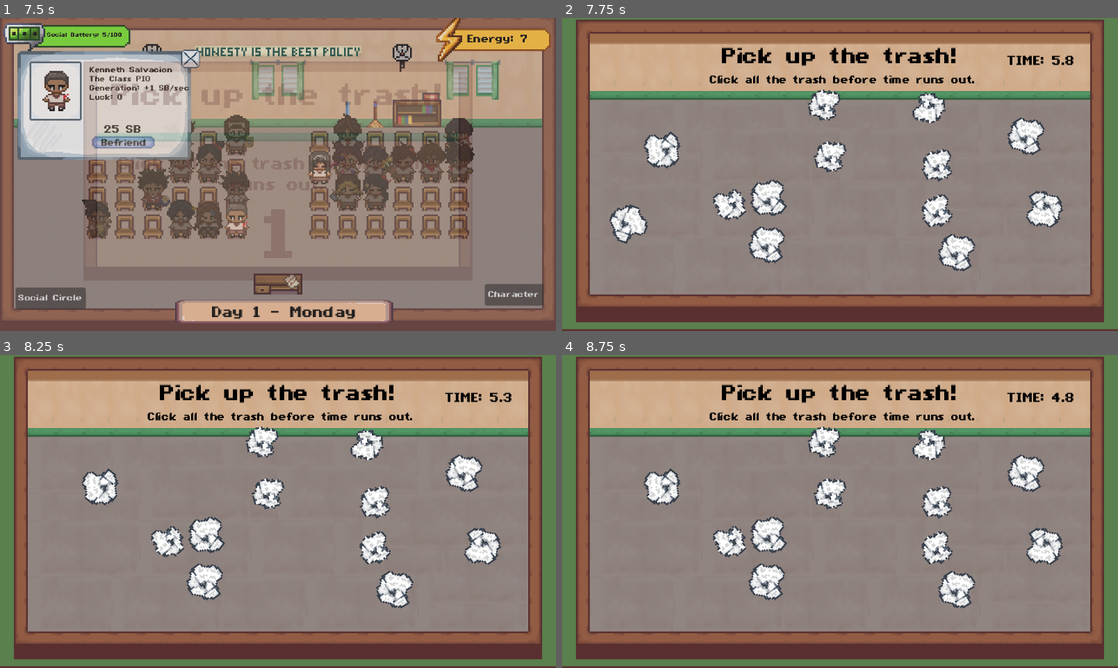
Above: before the commit, frames 1-4 (two rows, left to right).
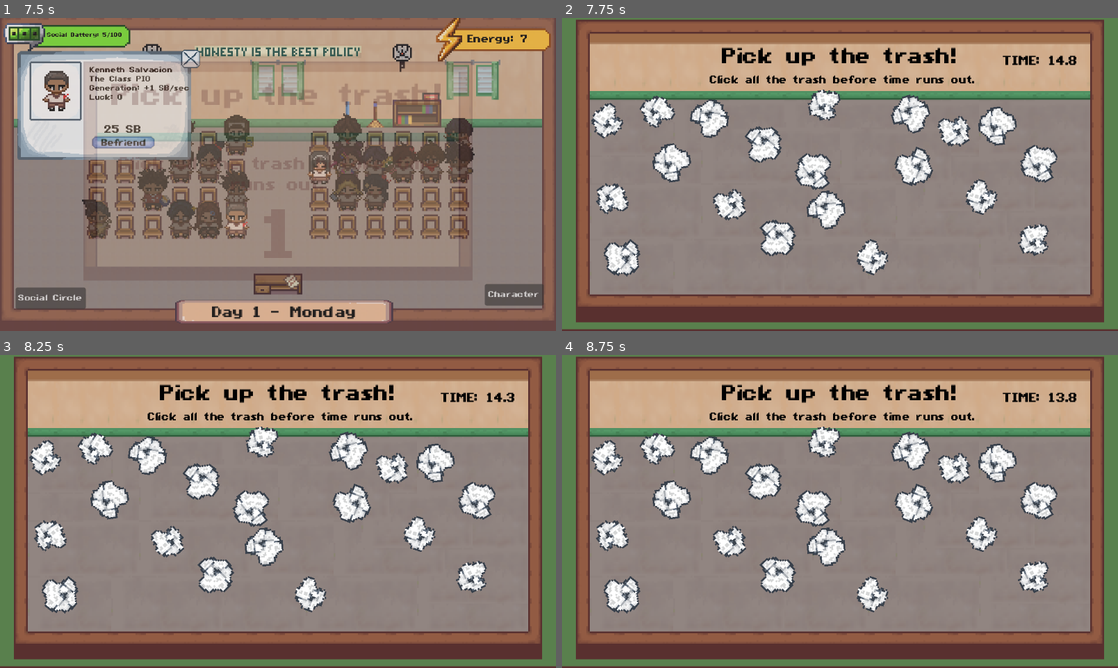
Above: after the commit, the same moments.

Repository: AzeOcram/checkpoint-gamejam
Game: Godot game, scene res://scenes/main/main.tscn
Two runs of this game, one before a commit and one after it. Both use one fixed random seed, a clock stepped at 60 frames per second and the inputs below.
Inputs (mouse positions are in pixels of both pictures, inside the frame that each line leads up to):
- Up to frame 1 (7.5 s): click (5, 74) at 0.52 s; tap Enter at 1.25, 7.25 s; move the mouse to (400, 158) at 1.27 s; press the mouse at (400, 158) at 1.28 s; tap Space at 2 s; move the mouse to (166, 190) at 2.02 s; release the mouse at (166, 190) at 2.03 s; hold S 2.03-2.78 s; click (166, 190) at 2.1 s; move the mouse to (333, 105) at 2.77 s; press the mouse at (333, 105) at 2.78 s; move the mouse to (250, 237) at 3.52 s; release the mouse at (250, 237) at 3.53 s; click (250, 237) at 3.6 s; click (122, 143) at 4.25 s; click "Social Circle" at 5 s; move the mouse to (444, 221) at 5.77 s; press the mouse at (444, 221) at 5.78 s; hold S from 5.78 s (still down); move the mouse to (111, 127) at 6.52 s; release the mouse at (111, 127) at 6.53 s; click (111, 127) at 6.6 s; move the mouse to (305, 174) at 7.27 s; press the mouse at (305, 174) at 7.28 s
- Up to frame 2 (7.75 s): keep holding S
- Up to frame 3 (8.25 s): release S at 8 s; release the mouse at (305, 511) at 8 s; click (66, 561) at 8.02 s
- Up to frame 4 (8.75 s): no input

Frame 1 is identical in both runs. In frame 2, 14% of the frame differs, in the area x 5-93%, y 12-83%; in frame 3, 13%; in frame 4, 13%.
Error after the commit: Invalid call. Nonexistent function 'get_friends_amount' in base 'Nil'. (res://scripts/qte/event_qte_system.gd:19)

Commit message:
feat(difficulty-progression): easy/moderate/hard QTEs scaled by friend count

Diff:
--- a/resources/qte/qte_data.gd
+++ b/resources/qte/qte_data.gd
@@ -8,6 +8,22 @@
 }
 
 
+enum Difficulty {
+	EASY,
+	MODERATE,
+	HARD
+}
+
+
+# More friends, harder QTEs.
+static func difficulty_for_friends(friends: int) -> Difficulty:
+	if friends >= 6:
+		return Difficulty.HARD
+	if friends >= 3:
+		return Difficulty.MODERATE
+	return Difficulty.EASY
+
+
 @export var title: String = "QTE"
 @export_multiline var description: String = ""
 @export var duration: float = 5.0
--- a/scripts/qte/base_qte.gd
+++ b/scripts/qte/base_qte.gd
@@ -7,6 +7,9 @@
 
 var qte_data: QTEData
 
+
+# Hard matches the original tuning; set before start().
+var difficulty: QTEData.Difficulty = QTEData.Difficulty.HARD
 
 var time_remaining: float = 0.0
 var is_finished: bool = false
@@ -29,6 +32,16 @@
 	is_finished = false
 
 	set_process(true)
+
+
+# Value for the current difficulty tier.
+func pick(easy, moderate, hard):
+	match difficulty:
+		QTEData.Difficulty.EASY:
+			return easy
+		QTEData.Difficulty.MODERATE:
+			return moderate
+	return hard
 
 
 func _process(delta: float) -> void:
--- a/scripts/qte/event_qte_system.gd
+++ b/scripts/qte/event_qte_system.gd
@@ -137,6 +137,7 @@
 	get_tree().root.add_child(active_qte)
 	print("QTE added to scene tree")
 
+	active_qte.difficulty = QTEData.difficulty_for_friends(friends_amount())
 	active_qte.start(qte_data)
 	print("QTE started")
 
--- a/scripts/qte/math_qte.gd
+++ b/scripts/qte/math_qte.gd
@@ -25,7 +25,7 @@
 
 func start(data: QTEData) -> void:
 	qte_data = data
-	time_remaining = qte_data.duration
+	time_remaining = pick(12.0, 8.0, 5.0)
 	is_finished = false
 	feedback_showing = false
 
@@ -49,7 +49,7 @@
 	var first_number := randi_range(1, 9)
 	var second_number := randi_range(1, 9)
 
-	var operation := randi_range(0, 2)
+	var operation := randi_range(0, pick(0, 1, 2))
 
 	match operation:
 		0:
--- a/scripts/qte/slice_qte.gd
+++ b/scripts/qte/slice_qte.gd
@@ -17,7 +17,7 @@
 
 
 # How far away from the path the player is allowed to cut.
-const PATH_TOLERANCE: float = 25.0
+var path_tolerance: float = 20.0
 
 # How close the player needs to be to the top when starting.
 const START_TOLERANCE: float = 25.0
@@ -27,8 +27,8 @@
 const PATH_BOTTOM: float = 60.0
 
 # Pacing.
-const MIN_CUT_TIME: float = 0.8
-const MAX_CUT_TIME: float = 3.0
+var min_cut_time: float = 1.0
+var max_cut_time: float = 2.5
 
 
 var is_cutting: bool = false
@@ -55,7 +55,7 @@
 		cut_elapsed += delta
 
 		# Player is cutting too slowly.
-		if cut_elapsed > MAX_CUT_TIME:
+		if cut_elapsed > max_cut_time:
 			_finish(QTEData.Result.FAILURE)
 			return
 
@@ -90,7 +90,10 @@
 func start(data: QTEData) -> void:
 	qte_data = data
 
-	time_remaining = qte_data.duration
+	time_remaining = pick(10.0, 7.0, 5.0)
+	path_tolerance = pick(40.0, 30.0, 20.0)
+	min_cut_time = pick(0.5, 0.8, 1.0)
+	max_cut_time = pick(4.0, 3.0, 2.5)
 	is_finished = false
 
 	is_cutting = false
@@ -136,7 +139,7 @@
 	)
 
 	# Must start near the top of the path.
-	if abs(mouse_position.x) > PATH_TOLERANCE:
+	if abs(mouse_position.x) > path_tolerance:
 		_finish(QTEData.Result.FAILURE)
 		return
 
@@ -174,7 +177,7 @@
 	)
 
 	# Too far away from the cutting path.
-	if abs(mouse_position.x) > PATH_TOLERANCE:
+	if abs(mouse_position.x) > path_tolerance:
 		_finish(QTEData.Result.FAILURE)
 		return
 
@@ -200,12 +203,12 @@
 	is_cutting = false
 
 	# Too fast.
-	if cut_elapsed < MIN_CUT_TIME:
+	if cut_elapsed < min_cut_time:
 		_finish(QTEData.Result.FAILURE)
 		return
 
 	# Too slow.
-	if cut_elapsed > MAX_CUT_TIME:
+	if cut_elapsed > max_cut_time:
 		_finish(QTEData.Result.FAILURE)
 		return
 
--- a/scripts/qte/timing_bar_qte.gd
+++ b/scripts/qte/timing_bar_qte.gd
@@ -11,6 +11,7 @@
 @onready var ball: Sprite2D = $Sprite2D2
 
 var move_speed: float = 400.0
+var base_zone_width: float = 0.0
 var direction: int = 1
 var is_playing: bool = false
 var feedback_showing: bool = false
@@ -27,7 +28,7 @@
 
 func start(data: QTEData) -> void:
 	qte_data = data
-	time_remaining = qte_data.duration
+	move_speed = pick(250.0, 325.0, 400.0)
 	is_finished = false
 	feedback_showing = false
 
@@ -49,6 +50,10 @@
 		background.grow_horizontal = Control.GROW_DIRECTION_BOTH
 		background.grow_vertical = Control.GROW_DIRECTION_BOTH
 
+		if base_zone_width == 0.0:
+			base_zone_width = success_zone.size.x
+		success_zone.size.x = base_zone_width * pick(1.5, 1.25, 1.0)
+
 		# Randomize the green zone's position inside the background bar
 		var max_x = background.size.x - success_zone.size.x
 		success_zone.position.x = randf_range(0, max_x)
@@ -57,6 +62,7 @@
 	set_process(true)
 
 	super.start(data)
+	time_remaining = pick(10.0, 7.0, 5.0)
 
 
 func _update_qte(delta: float) -> void:
--- a/scripts/qte/trash_qte.gd
+++ b/scripts/qte/trash_qte.gd
@@ -14,8 +14,6 @@
 const TRASH_TEXTURE1: Texture2D = preload("res://assets/art/qte/Trash 1.PNG")
 const TRASH_TEXTURE2: Texture2D = preload("res://assets/art/qte/Trash 2.png")
 
-const MIN_TRASH_COUNT: int = 10
-const MAX_TRASH_COUNT: int = 20
 const TRASH_SCALE: float = 1
 
 # Spawn area, kept clear of the labels at the top.
@@ -32,6 +30,7 @@
 
 func start(data: QTEData) -> void:
 	super.start(data)
+	time_remaining = pick(15.0, 10.0, 5.0)
 
 	feedback_label.visible = false
 	title_label.text = qte_data.title
@@ -56,7 +55,7 @@
 	var item_size: Vector2 = TRASH_TEXTURE1.get_size() * TRASH_SCALE
 	var placed: Array[Rect2] = []
 
-	trash_left = randi_range(MIN_TRASH_COUNT, MAX_TRASH_COUNT)
+	trash_left = pick(randi_range(15, 20), randi_range(10, 15), 10)
 
 	for i in trash_left:
 		var rect := Rect2(Vector2.ZERO, item_size)
--- a/scripts/qte/wax_qte.gd
+++ b/scripts/qte/wax_qte.gd
@@ -15,7 +15,7 @@
 @export var brush_radius: float = 0.05
 @export var brush_color: Color = Color(0.8, 0.15, 0.1, 0.20)
 
-@export_range(0.0, 1.0) var required_coverage: float = 0.8
+var required_coverage: float = 0.8
 
 
 var shader: ShaderMaterial
@@ -38,7 +38,8 @@
 	# Make the painting area match the floor map.
 	canvas.set_deferred("size", paint.size)
 
-	time_remaining = qte_data.duration
+	time_remaining = pick(15.0, 10.0, 7.0)
+	required_coverage = pick(0.5, 0.65, 0.8)
 	is_finished = false
 
 	is_painting = false
